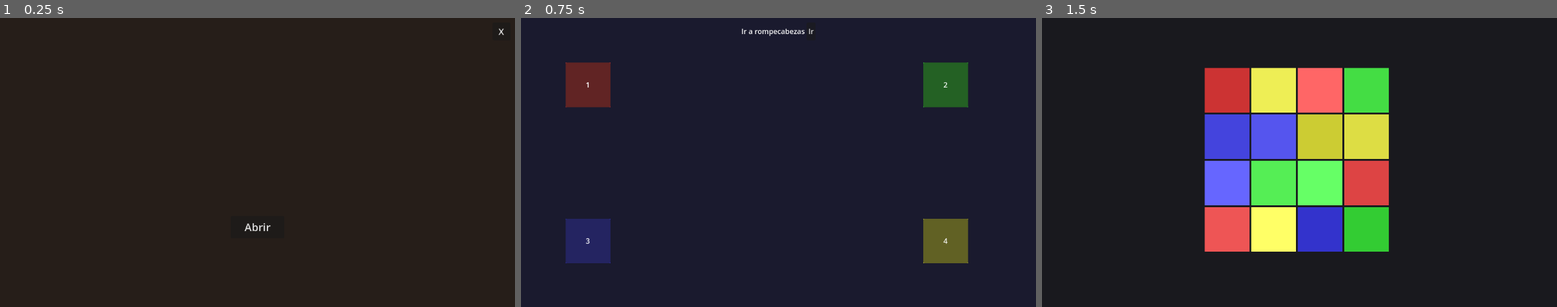
Above: before the commit, frames 1-3 (left to right).
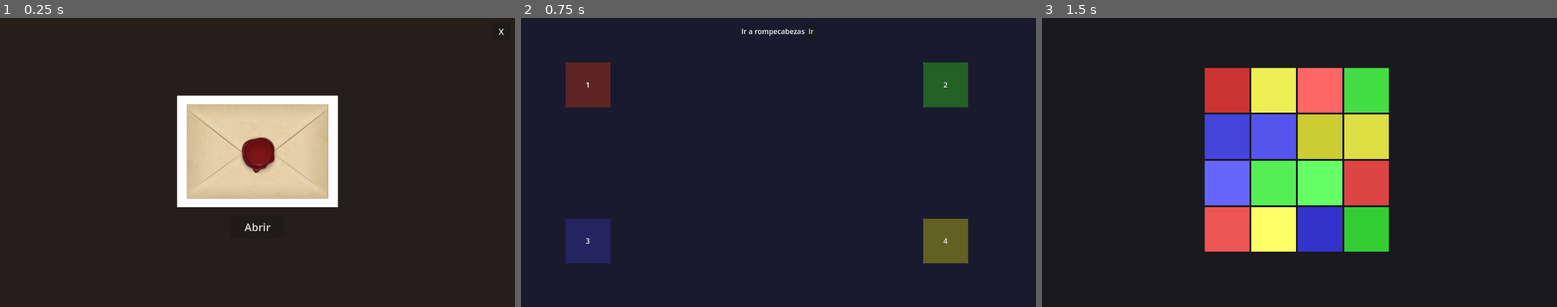
Above: after the commit, the same moments.

Repository: shiarauzo/Lima-game-jam-2026
Game: Godot game, scene res://scenes/main_menu.tscn
Same seed, same stepped clock (60 frames per second), same inputs: the game is played once before the commit and once after it.
Inputs:
- Up to frame 1 (0.25 s): no input
- Up to frame 2 (0.75 s): click "Abrir" at 0.5 s
- Up to frame 3 (1.5 s): click "Ir" at 1.25 s

The runs differ from the first frame. In frame 1, 12% of the frame differs, in the area x 34-66%, y 26-66%; in frame 2, nothing differs; in frame 3, nothing differs.

Commit message:
fix errors

Diff:
--- a/scenes/FatherPanels.tscn
+++ b/scenes/FatherPanels.tscn
@@ -1,16 +1,11 @@
-[gd_scene load_steps=3 format=3 uid="uid://d3ylku7d7x4dx"]
-
-[ext_resource type="Texture2D" path="res://Sprites 7/Female_Hand_PNG_Clip_Art.png" id="1_febe8"]
-[ext_resource type="Script" path="res://scenes/father_panels.gd" id="1_g84jk"]
+[gd_scene format=3 uid="uid://d3ylku7d7x4dx"]
 
 [node name="FatherPanels" type="Node2D"]
-script = ExtResource("1_g84jk")
 
 [node name="Sprite2D" type="Sprite2D" parent="."]
 position = Vector2(577, 569)
 rotation = -1.58927
 scale = Vector2(0.0427311, 0.0427311)
-texture = ExtResource("1_febe8")
 
 [node name="Label" type="Label" parent="."]
 offset_left = 125.0
--- a/scenes/main_menu.tscn
+++ b/scenes/main_menu.tscn
@@ -1,6 +1,7 @@
-[gd_scene load_steps=2 format=3 uid="uid://bmbbsu4qojttx"]
+[gd_scene load_steps=3 format=3 uid="uid://bmbbsu4qojttx"]
 
 [ext_resource type="Script" uid="uid://cxidw6qx08ikq" path="res://scenes/main_menu.gd" id="1_28flt"]
+[ext_resource type="Texture2D" uid="uid://cxvl8fqb8tlft" path="res://assets/envelope.jpg" id="2_envelope"]
 
 [node name="MainMenu" type="Control"]
 layout_mode = 3
@@ -33,6 +34,7 @@
 offset_bottom = 100.0
 grow_horizontal = 2
 grow_vertical = 2
+texture = ExtResource("2_envelope")
 expand_mode = 1
 stretch_mode = 5
 
Renamed: assets/envelope.png -> assets/envelope.jpg
Not shown, changed: assets/envelope.jpg.import
Not shown, changed: assets/firstscene_fondo.png.import
